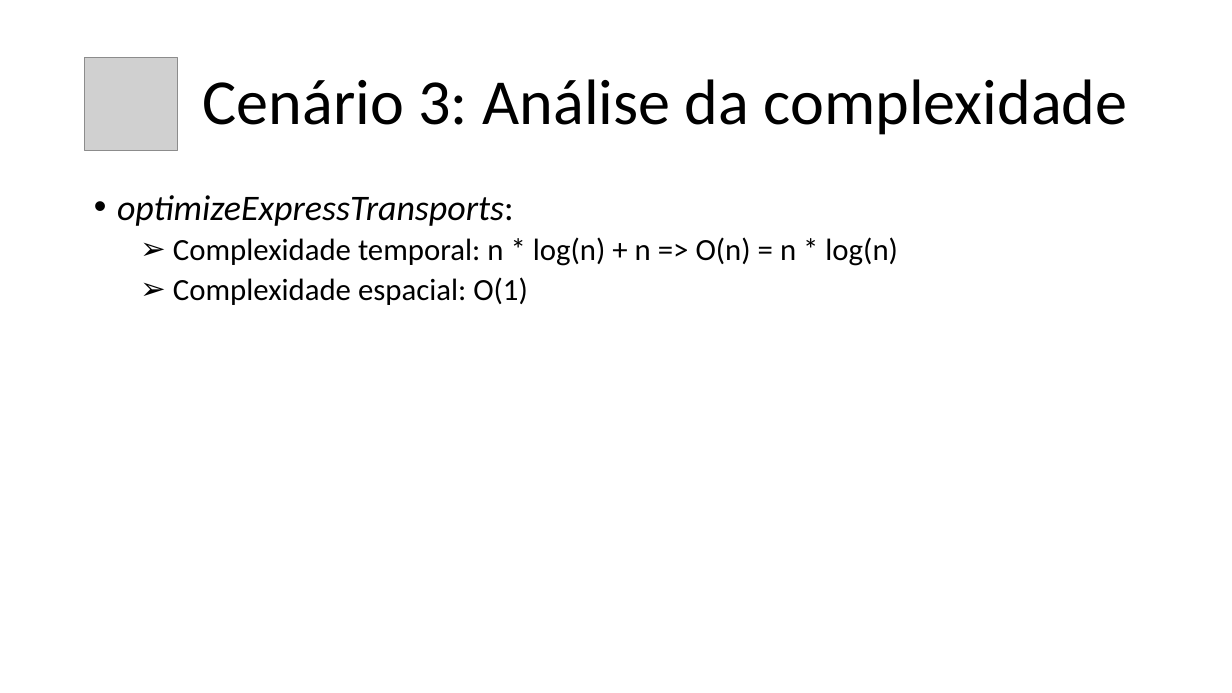
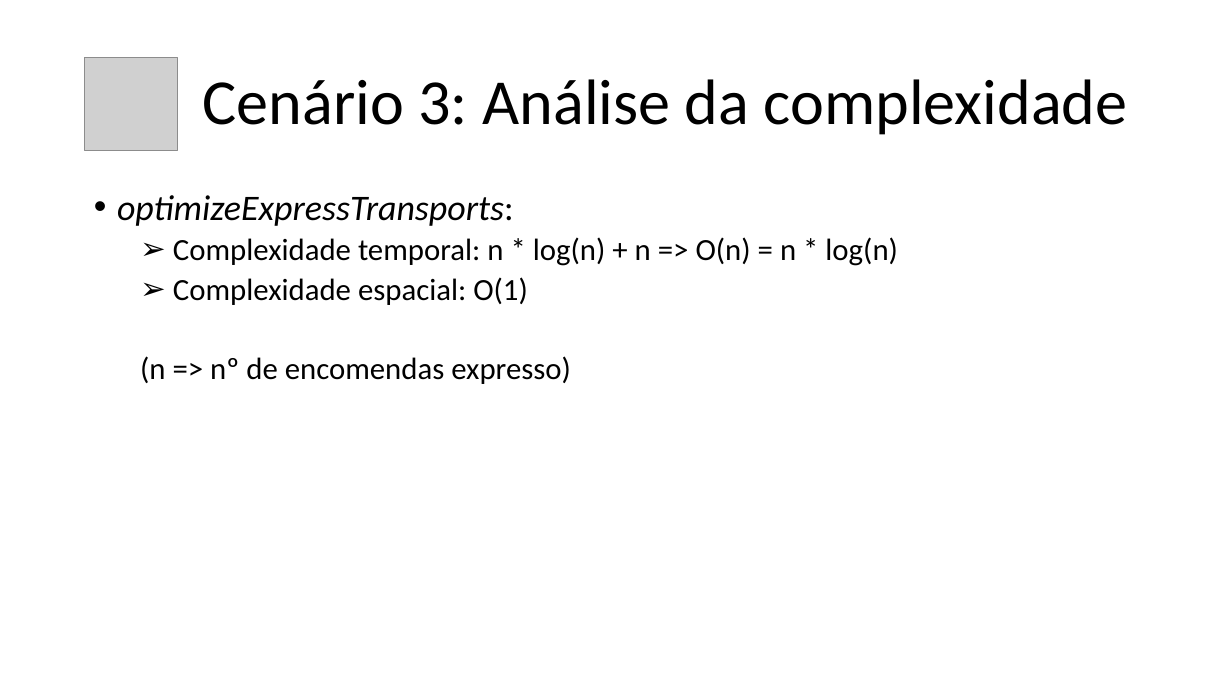
Before and after one commit to afs202005277/UrbanLogisticsOptimizer, a slide deck: slide 13 of Apresentacao.pptx. Drawn at 1232x693 pixels with LibreOffice and Linux fonts; fonts in the diff are those of the drawing; grey boxes stand for pictures. Boxes give left, top, right and bottom in pixels: in the first picture for what was removed or moved away, otherwise in the second. Text is boxed around its words. In the diff, an @@ line names an element or a change of style, - is before the commit and + after.

```diff
--- a/Apresentacao.pptx
+++ b/Apresentacao.pptx
@@ text at box(140, 356, 571, 384): paragraph added @@
+  (n => nº de encomendas expresso)
```
Also in this commit, not shown: 7 other slides changed.
